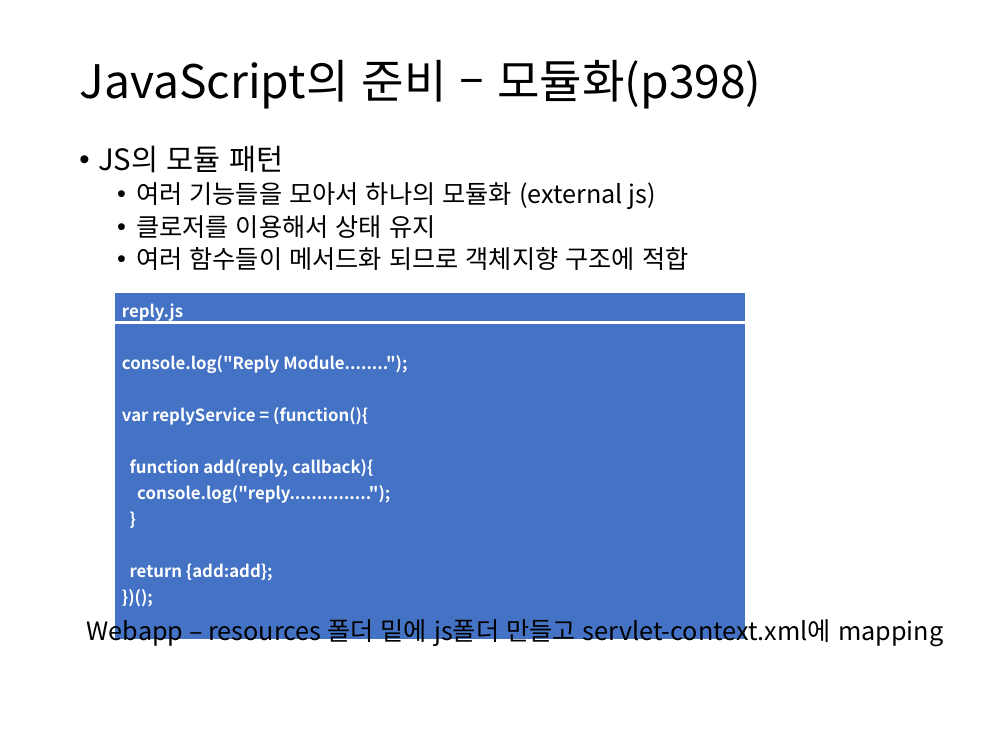
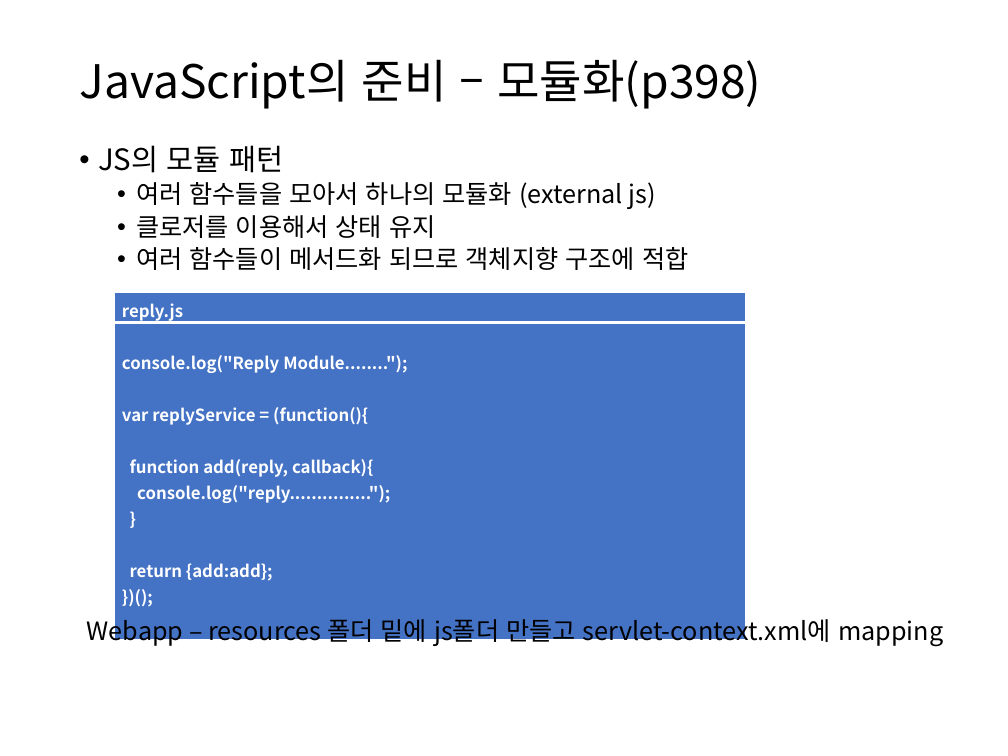
Before and after one commit to itrecipe/Web_Study_ez, a slide deck: slide 43 of spring - 학습자료/PART4.pptx (slide 42 before the commit). Drawn at 1008x756 pixels with LibreOffice and Linux fonts; fonts in the diff are those of the drawing. Boxes give left, top, right and bottom in pixels: in the first picture for what was removed or moved away, otherwise in the second. Text is boxed around its words. In the diff, an @@ line names an element or a change of style, - is before the commit and + after.

```diff
--- a/spring - 학습자료/PART4.pptx
+++ b/spring - 학습자료/PART4.pptx
@@ text at (136, 182, 655, 209): text changed @@
-  • 여러 기능들을 모아서 하나의 모듈화 (external js)
+  • 여러 함수들을 모아서 하나의 모듈화 (external js)
```
Also in this commit, not shown: 4 other slides changed, 1 slide added.
